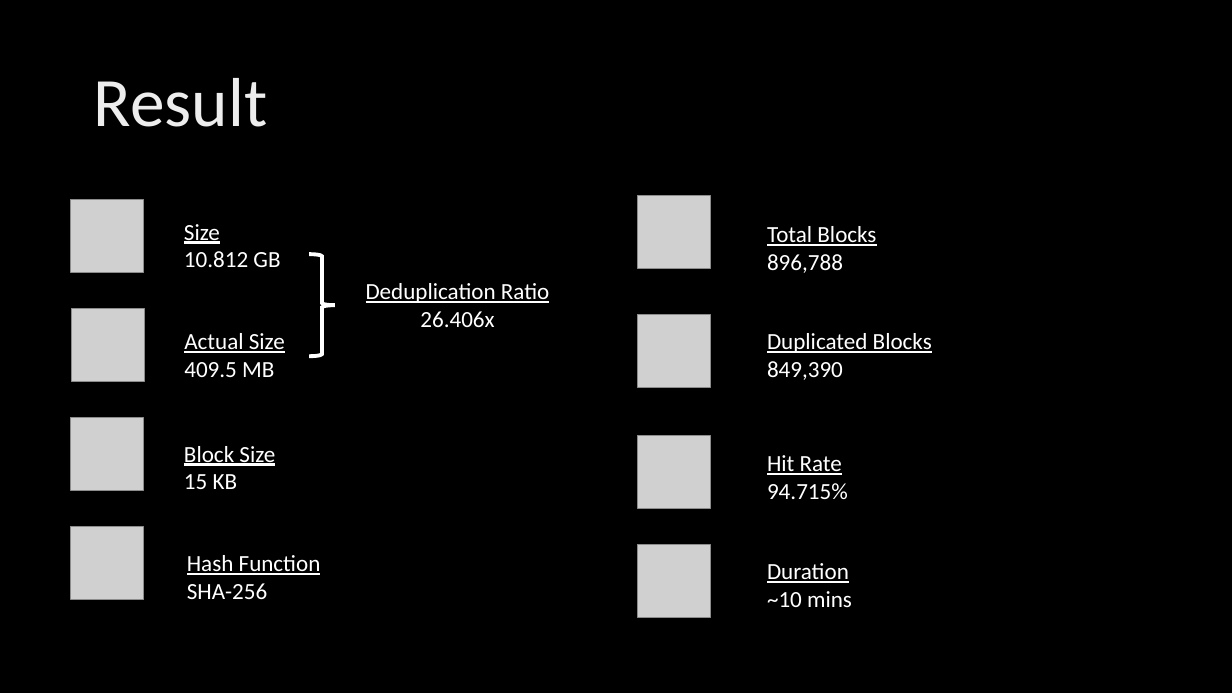
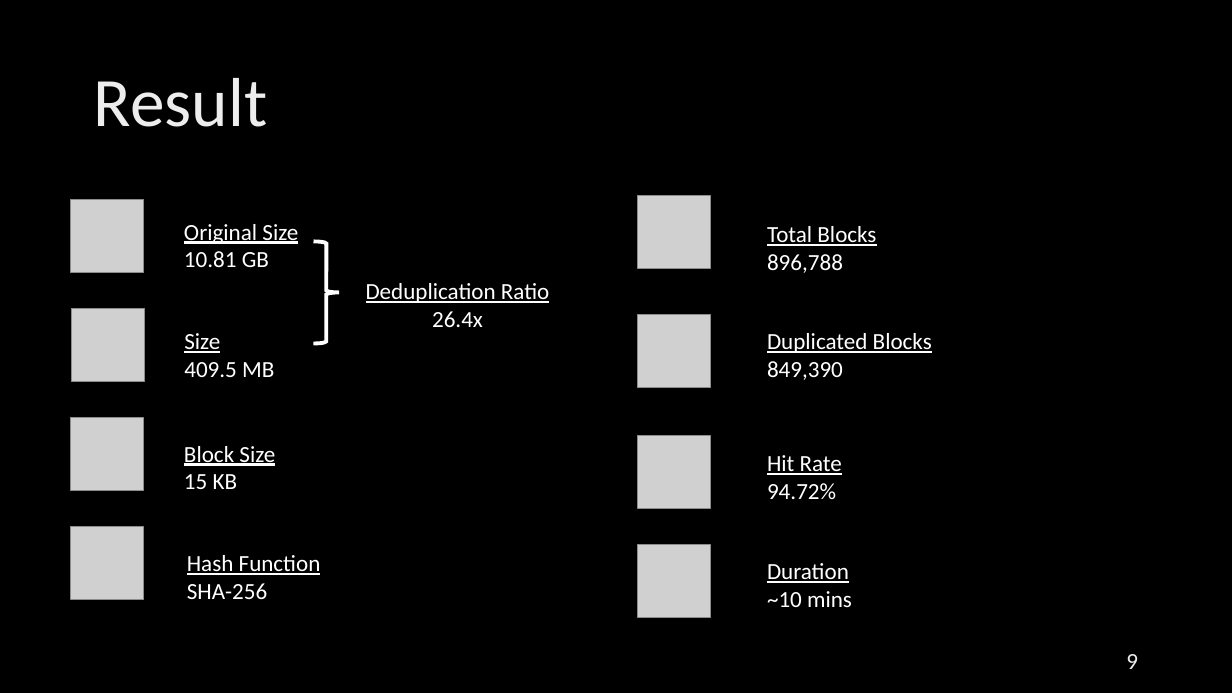
Before and after one commit to parfaire/DaDeDupNew, a slide deck: slide 9 of dd/DaDeDup.pptx. Drawn at 1232x693 pixels with LibreOffice and Linux fonts; fonts in the diff are those of the drawing; grey boxes stand for pictures; background and template pictures are left out. Boxes give left, top, right and bottom in pixels: in the first picture for what was removed or moved away, otherwise in the second. Text is boxed around its words. In the diff, an @@ line names an element or a change of style, - is before the commit and + after.

```diff
--- a/dd/DaDeDup.pptx
+++ b/dd/DaDeDup.pptx
@@ text at (184, 224, 298, 267): text changed @@
-Size
-10.812 GB
+Original Size
+10.81 GB
@@ right brace: place and size @@
-right brace at (310, 254, 335, 356)
+right brace at (313, 241, 339, 343)
@@ text at (366, 283, 549, 327): text changed @@
-Deduplication Ratio
-26.406x
+Deduplication Ratio
+26.4x
@@ text at (184, 333, 274, 377): text changed @@
-Actual Size
-409.5 MB
+Size
+409.5 MB
@@ text at (767, 455, 842, 499): text changed @@
-Hit Rate
-94.715%
+Hit Rate
+94.72%
@@ page number added at (1126, 654, 1138, 669), 18 pt, text gradient #9E9E9E to #EDEDED to #FFFFFF @@
+9
```
Also in this commit, not shown: 9 other slides changed, 1 other file.
